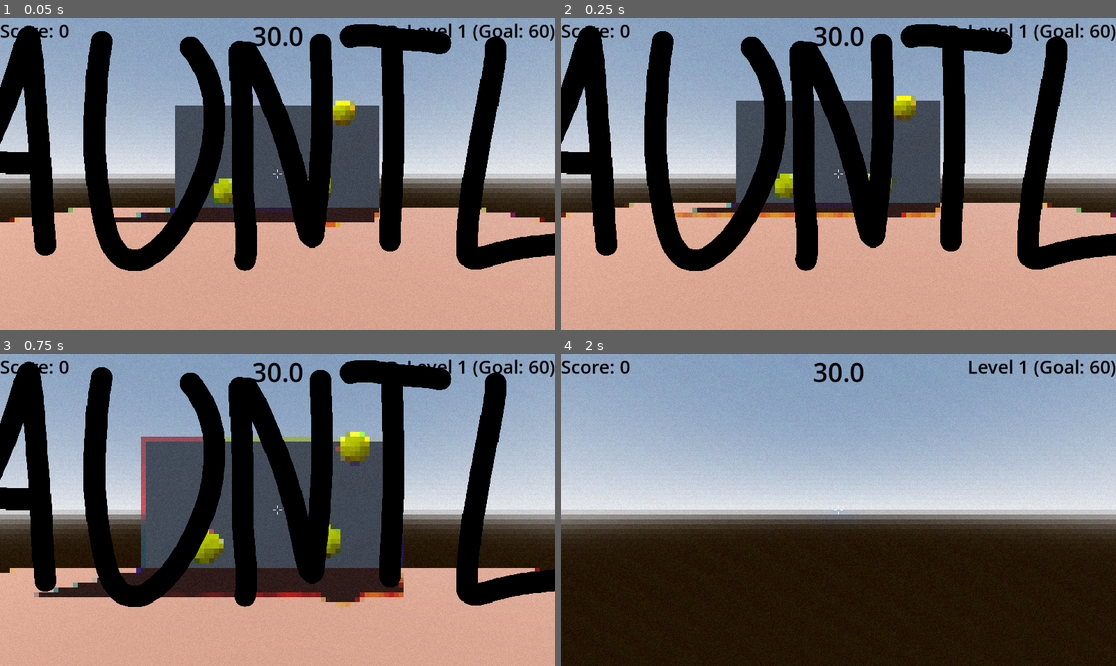
Above: before the commit, frames 1-4 (two rows, left to right).
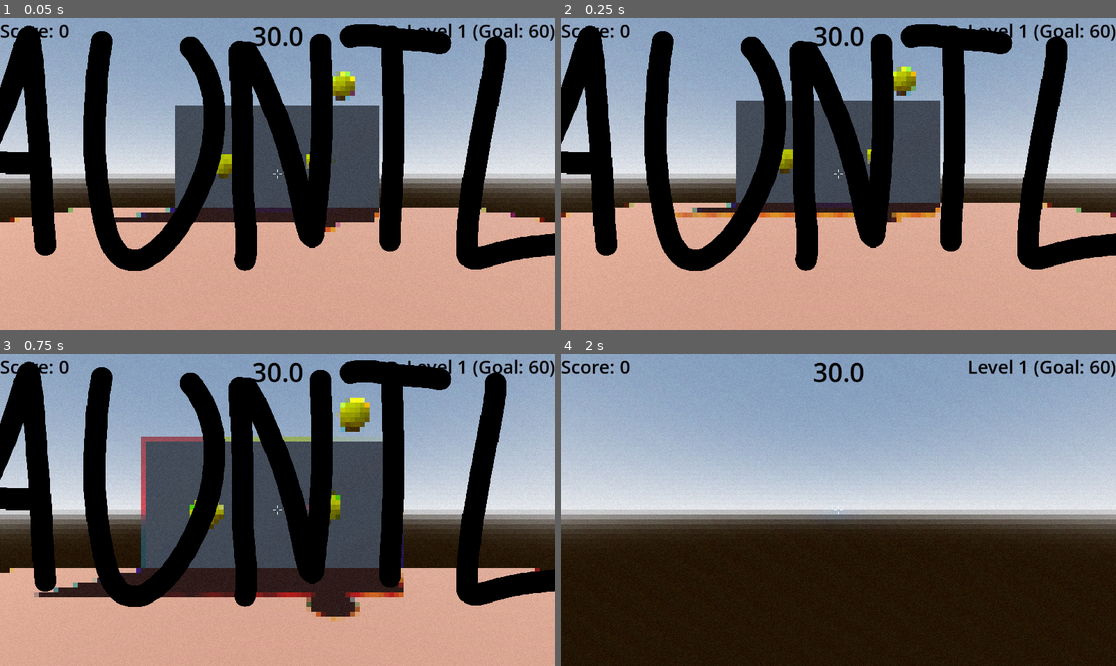
Above: after the commit, the same moments.

Repository: haruval/GAUNTLET
Game: Godot game, scene res://world.tscn
Same seed, same stepped clock (60 frames per second), same inputs: the game is played once before the commit and once after it.
Inputs (mouse positions are in pixels of both pictures, inside the frame that each line leads up to):
- Up to frame 1 (0.05 s): no input
- Up to frame 2 (0.25 s): no input
- Up to frame 3 (0.75 s): tap Enter (ui_accept) at 0.5 s; move the mouse to (305, 510) at 0.52 s; hold Up (ui_up) from 0.53 s (still down); click (305, 510) at 0.67 s
- Up to frame 4 (2 s): keep holding Up (ui_up); tap Enter (ui_accept) at 0.77, 1.52 s; move the mouse to (810, 510) at 1.27 s

The runs differ from the first frame. In frame 1, 1.2% of the frame differs, in the area x 37-64%, y 17-69%; in frame 2, 1.2%; in frame 3, 2.5%, in the area x 34-67%, y 14-86%; in frame 4, nothing differs.

Commit message:
raised targets out of floor in level 1

Diff:
--- a/Game.gd
+++ b/Game.gd
@@ -31,6 +31,11 @@
 	# Connect all targets' signals
 	for t in get_tree().get_nodes_in_group("target"):
 		t.scored.connect(_on_target_scored)
+
+	# Apply higher floor clearance only in Level 1
+	if starting_level == 1:
+		for t in get_tree().get_nodes_in_group("target"):
+			t.position.y += 1.3  # raise each target 1 meter upward
 
 	timer.timeout.connect(_on_timer_timeout)
 
